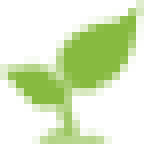
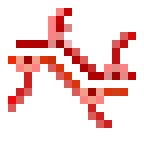
Two versions of the same layered image (144x144). Layer-by-layer changes:
hid "sr_biofuels" over (x1=0, y1=0, x2=144, y2=144)
added layer "sr_zinorine" above "sr_ventium" over (x1=8, y1=8, x2=136, y2=128)
